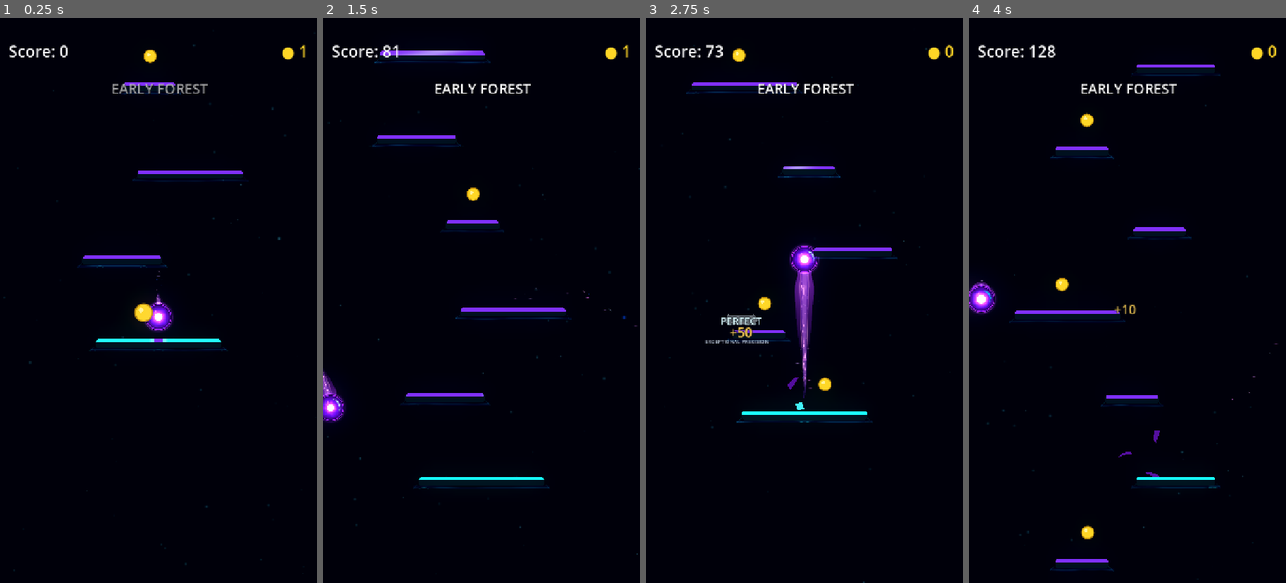
Above: before the commit, frames 1-4 (left to right).
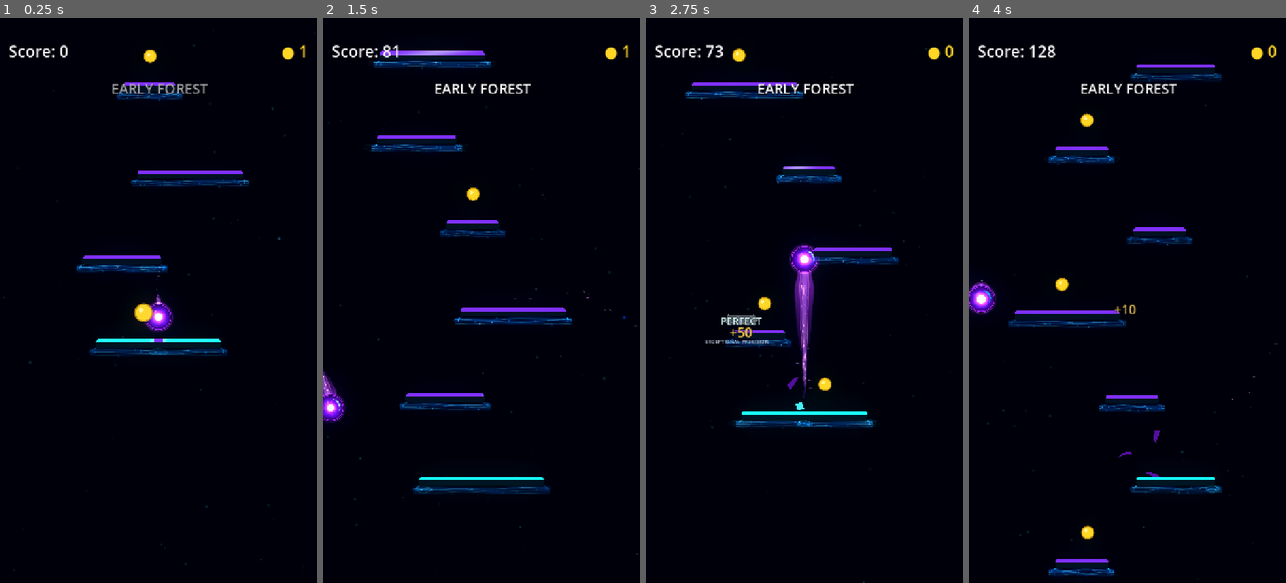
Above: after the commit, the same moments.

Repository: Kryodo/TowerJump
Game: Godot game, scene res://scenes/main.tscn
The game is run twice, just before and just after one commit, with the same random seed, the same clock (stepped at 60 frames per second) and the same inputs.
Inputs (mouse positions are in pixels of both pictures, inside the frame that each line leads up to):
- Up to frame 1 (0.25 s): no input
- Up to frame 2 (1.5 s): move the mouse to (551, 272) at 0.52 s; hold Right (ui_right) 0.53-1.25 s; click (551, 272) at 0.67 s; drag from (418, 328) to (471, 193) at 1.27 s
- Up to frame 3 (2.75 s): click "Nochmal spielen" at 2 s
- Up to frame 4 (4 s): move the mouse to (1159, 176) at 2.77 s; hold Right (ui_right) 2.78-3.5 s; drag from (1111, 413) to (1060, 193) at 3.52 s

The runs differ from the first frame. In frame 1, 1.3% of the frame differs, in the area x 24-79%, y 13-60%; in frame 2, 2.0%, in the area x 15-79%, y 7-85%; in frame 3, 1.6%; in frame 4, 1.8%.

Commit message:
Build layered organic resonance for Normal platforms

Diff:
--- a/scripts/platform_resonance_field.gd
+++ b/scripts/platform_resonance_field.gd
@@ -1,17 +1,20 @@
 extends Node2D
-## First layer in TowerJump's reusable platform-visual library.
+## Reusable platform energy field, first authored for NORMAL platforms.
 ##
-## Normal platforms use a restrained resonance field outside the body:
-## slow breathing, a travelling idle wave, a little motion around the tips,
-## and a stronger expanding wave on landing. The field is drawn behind the
-## platform's own body and edge. Other platform types are intentionally hidden
-## until they receive their own visual behavior.
+## This deliberately combines a soft volume, a translucent membrane, layered
+## traveling currents, sparse spark filaments and motes. No asset texture is
+## required; the geometry is animated in platform-local space and drawn behind
+## the platform body/edge. Gameplay responses modulate the same field rather
+## than spawning unrelated generic particles.
 
 const PLATFORM_TYPE_NORMAL: int = 0
-const IDLE_WAVE_PERIOD: float = 5.6
-const IDLE_WAVE_DURATION: float = 1.55
-const LANDING_WAVE_DURATION: float = 0.46
-const CURVE_SEGMENTS: int = 42
+const IDLE_WAVE_PERIOD: float = 5.0
+const IDLE_WAVE_DURATION: float = 1.65
+const LANDING_WAVE_DURATION: float = 0.58
+const CURVE_SEGMENTS: int = 56
+const MEMBRANE_SEGMENTS: int = 42
+const FILAMENT_POINTS: int = 6
+const MOTE_COUNT: int = 9
 
 var _platform_type: int = PLATFORM_TYPE_NORMAL
 var _platform_width: float = 220.0
@@ -27,7 +30,7 @@
 
 
 func _ready() -> void:
-	_phase_offset = randf_range(0.0, IDLE_WAVE_PERIOD)
+	_phase_offset = randf_range(0.0, TAU)
 	var additive_material := CanvasItemMaterial.new()
 	additive_material.blend_mode = CanvasItemMaterial.BLEND_MODE_ADD
 	material = additive_material
@@ -39,8 +42,8 @@
 	_platform_width = maxf(platform_width, 1.0)
 	_platform_height = maxf(platform_height, 1.0)
 
-	# Only Normal gets this first-pass treatment. This keeps the upcoming
-	# Moving/Spring/Decay identities from inheriting the wrong energy language.
+	# Only Normal receives this first visual identity. Special platforms will
+	# get their own characteristic field behavior, not a color-swapped copy.
 	visible = _platform_type == PLATFORM_TYPE_NORMAL
 	if not visible:
 		_approach_charge = 0.0
@@ -84,13 +87,12 @@
 	var platform := get_parent()
 	if platform == null:
 		return
-	# Respect the parent platform's existing visibility test so pooled,
-	# off-screen platforms do not redraw or advance their field animation.
+	# Skip animation work when a pooled platform is outside the camera.
 	if platform.has_method("_is_platform_on_screen") and not bool(platform.call("_is_platform_on_screen")):
 		return
 
 	_time += delta
-	var response: float = 1.0 - exp(-7.0 * delta)
+	var response: float = 1.0 - exp(-8.0 * delta)
 	_approach_charge = lerpf(_approach_charge, _approach_charge_target, response)
 	if _landing_wave_age >= 0.0:
 		_landing_wave_age += delta
@@ -106,142 +108,333 @@
 
 	var half_width: float = _platform_width * 0.5
 	var half_height: float = _platform_height * 0.5
-	var breathe: float = 0.5 + 0.5 * sin(_time * 1.35 + _phase_offset)
-	var field_base_y: float = half_height + 4.2
-	var phase: float = _time * 0.72 + _phase_offset
-
-	# An asymmetric, slowly moving curve hangs just beneath the platform's
-	# underside. It reads as a field in the surrounding space, not a second edge.
-	var field_curve := PackedVector2Array()
+	var breathe: float = 0.5 + 0.5 * sin(_time * 1.12 + _phase_offset)
+	var slow_phase: float = _time * 0.46 + _phase_offset
+	var fast_phase: float = _time * 1.12 - _phase_offset * 0.7
+
+	# 1. VOLUME. Three overlapping, tapered membranes create a soft energy
+	# pocket. Their different depth/width keeps it from reading as an outline.
+	_draw_membrane_band(
+		half_width + 18.0, half_height, 1.0, 23.0,
+		1.55, slow_phase,
+		Color(0.035, 0.20, 1.15, 0.075 + breathe * 0.018)
+	)
+	_draw_membrane_band(
+		half_width + 11.0, half_height, 2.0, 17.0,
+		1.15, fast_phase,
+		Color(0.025, 0.48, 1.8, 0.085 + breathe * 0.032)
+	)
+	_draw_membrane_band(
+		half_width + 4.0, half_height, 2.8, 10.5,
+		0.72, slow_phase + 1.7,
+		Color(0.06, 0.72, 2.15, 0.075 + breathe * 0.026)
+	)
+
+	# 2. LIVING CURRENTS. A blurred outer halo, luminous current and fine
+	# inner thread share the same organic curve but have separate energy depth.
+	var current_a := _build_current(
+		half_width, half_height, 5.5, 1.85,
+		slow_phase, -_approach_charge
+	)
+	var current_b := _build_current(
+		half_width, half_height, 10.2, 2.35,
+		-fast_phase + 1.9, _approach_charge * 0.65
+	)
+	var current_c := _build_current(
+		half_width, half_height, 15.2, 1.55,
+		fast_phase * 0.72 + 2.4, 0.0
+	)
+	_draw_current_layers(current_a, 0.78 + breathe * 0.28)
+	_draw_current_layers(current_b, 0.52 + breathe * 0.30)
+	_draw_current_layers(current_c, 0.36 + breathe * 0.22)
+
+	# 3. EDGE FILAMENTS. Short branching strands peel away from the end field;
+	# the tapered double strokes feel closer to the comet energy threads than
+	# to decorative rails. They drift on slightly different rhythms.
+	_draw_edge_filaments(-1.0, half_width, half_height, slow_phase, breathe)
+	_draw_edge_filaments(1.0, half_width, half_height, fast_phase + 0.8, breathe)
+
+	# Sparse motes drift inside the field; each has a soft halo and a compact
+	# core, so they read as energized material rather than a particle shower.
+	_draw_resonance_motes(half_width, half_height, slow_phase, breathe)
+
+	# 4. QUIET TRAVELING SURGE. Once in a while a low, organic swell travels
+	# outward from the center. It is a volume/lobe in the field, not a chevron
+	# riding on a single baseline.
+	var idle_wave_clock: float = fposmod(_time + _phase_offset * 0.41, IDLE_WAVE_PERIOD)
+	if idle_wave_clock < IDLE_WAVE_DURATION:
+		var wave_progress: float = smoothstep(0.0, 1.0, idle_wave_clock / IDLE_WAVE_DURATION)
+		var wave_x: float = (half_width + 13.0) * wave_progress
+		var wave_fade: float = (1.0 - wave_progress * 0.68) * (0.28 + breathe * 0.20)
+		_draw_energy_lobe(wave_x, half_height + 8.5, wave_fade, false)
+		_draw_energy_lobe(-wave_x, half_height + 8.5, wave_fade * 0.94, false)
+
+	# 5. APPROACH. The energy compresses around the predicted contact point.
+	# It borrows the field's material instead of drawing a separate UI marker.
+	if _approach_charge > 0.018:
+		var focus_x: float = lerpf(-half_width, half_width, _approach_target_x)
+		_draw_approach_resonance(focus_x, half_height, breathe)
+
+	# 6. LANDING. A short, layered pulse expands from the actual contact point,
+	# briefly brightens the under-field and fades without replacing the base life.
+	if _landing_wave_age >= 0.0:
+		var landing_t: float = clampf(_landing_wave_age / LANDING_WAVE_DURATION, 0.0, 1.0)
+		var eased: float = 1.0 - pow(1.0 - landing_t, 2.0)
+		var extent: float = half_width + 17.0
+		var left_x: float = lerpf(_landing_local_x, -extent, eased)
+		var right_x: float = lerpf(_landing_local_x, extent, eased)
+		var landing_fade: float = _landing_wave_strength * (1.0 - landing_t)
+		_draw_energy_lobe(left_x, half_height + 8.0, landing_fade * 0.72, true)
+		_draw_energy_lobe(right_x, half_height + 8.0, landing_fade * 0.72, true)
+		_draw_contact_filaments(half_height, landing_t, landing_fade)
+
+
+func _draw_membrane_band(
+	half_width: float,
+	half_height: float,
+	top_offset: float,
+	depth: float,
+	amplitude: float,
+	phase: float,
+	tint: Color
+) -> void:
+	var points := PackedVector2Array()
+	for i in range(MEMBRANE_SEGMENTS + 1):
+		var t: float = float(i) / float(MEMBRANE_SEGMENTS)
+		var x: float = lerpf(-half_width, half_width, t)
+		var taper: float = pow(maxf(sin(t * PI), 0.0), 0.45)
+		var wave: float = (
+			sin(t * TAU * 1.25 + phase) * amplitude
+			+ sin(t * TAU * 2.3 - phase * 0.66) * amplitude * 0.31
+		) * taper
+		var upper_y: float = half_height + top_offset + wave + (1.0 - taper) * 2.2
+		points.append(Vector2(x, upper_y))
+
+	for i in range(MEMBRANE_SEGMENTS, -1, -1):
+		var t: float = float(i) / float(MEMBRANE_SEGMENTS)
+		var x: float = lerpf(-half_width, half_width, t)
+		var taper: float = pow(maxf(sin(t * PI), 0.0), 0.45)
+		var wave: float = (
+			sin(t * TAU * 1.25 + phase) * amplitude
+			+ sin(t * TAU * 2.3 - phase * 0.66) * amplitude * 0.31
+		) * taper
+		var lower_y: float = half_height + top_offset + wave + depth * taper
+		points.append(Vector2(x, lower_y))
+	draw_colored_polygon(points, tint)
+
+
+func _build_current(
+	half_width: float,
+	half_height: float,
+	base_offset: float,
+	amplitude: float,
+	phase: float,
+	focus_strength: float
+) -> PackedVector2Array:
+	var points := PackedVector2Array()
 	for i in range(CURVE_SEGMENTS + 1):
 		var t: float = float(i) / float(CURVE_SEGMENTS)
-		var x: float = lerpf(-half_width - 11.0, half_width + 11.0, t)
-		var sway: float = sin(t * TAU * 1.15 + phase) * 0.72
-		var secondary_sway: float = sin(t * TAU * 2.45 - _time * 0.52 + _phase_offset) * 0.34
-		var gather: float = 0.0
+		var x: float = lerpf(-half_width - 13.0, half_width + 13.0, t)
+		var taper: float = pow(maxf(sin(t * PI), 0.0), 0.48)
+		var waviness: float = (
+			sin(t * TAU * 1.2 + phase) * amplitude
+			+ sin(t * TAU * 2.6 - phase * 0.58) * amplitude * 0.32
+		) * taper
+		var focus: float = 0.0
 		if _approach_charge > 0.001:
 			var target_x: float = lerpf(-half_width, half_width, _approach_target_x)
-			var focus_radius: float = lerpf(half_width * 0.30, half_width * 0.14, _approach_charge)
-			gather = exp(-pow((x - target_x) / maxf(focus_radius, 1.0), 2.0)) * _approach_charge
-		field_curve.append(Vector2(
-			x,
-			field_base_y + sway + secondary_sway - gather * 1.5
-		))
-
-	# A very soft, broad halo sits below the main filament; the brighter inner
-	# trace breathes gently and keeps the platform from feeling inert.
+			var radius: float = maxf(half_width * lerpf(0.26, 0.12, _approach_charge), 1.0)
+			focus = exp(-pow((x - target_x) / radius, 2.0)) * _approach_charge * focus_strength * 3.2
+		var y: float = half_height + base_offset + waviness - focus
+		points.append(Vector2(x, y))
+	return points
+
+
+func _draw_current_layers(points: PackedVector2Array, energy: float) -> void:
+	# Three passes give the filament a soft bloom, a colored membrane edge and
+	# a thin highlight core. This is the same layered-stroke idea used by the
+	# comet's live energy filaments.
 	draw_polyline(
-		field_curve,
-		Color(0.22, 0.16, 1.45, 0.055 + breathe * 0.025),
-		5.5,
+		points,
+		Color(0.02, 0.28, 1.25, 0.11 * energy),
+		8.5,
 		true
 	)
 	draw_polyline(
-		field_curve,
-		Color(0.08, 0.75, 2.0, 0.11 + breathe * 0.065),
-		1.35,
+		points,
+		Color(0.035, 0.68, 2.0, 0.16 * energy),
+		3.3,
 		true
 	)
-
-	_draw_tip_filament(-1.0, half_width, half_height, phase, breathe)
-	_draw_tip_filament(1.0, half_width, half_height, phase + 0.83, breathe)
-
-	# Occasionally, a pair of resonance fronts travels from the center toward
-	# both ends. Their timing is offset per platform, so adjacent platforms
-	# don't pulse in lockstep.
-	var idle_wave_clock: float = fposmod(_time + _phase_offset * 0.37, IDLE_WAVE_PERIOD)
-	if idle_wave_clock < IDLE_WAVE_DURATION:
-		var wave_progress: float = smoothstep(0.0, IDLE_WAVE_DURATION, idle_wave_clock)
-		var wave_x: float = (half_width + 10.0) * wave_progress
-		var wave_fade: float = (1.0 - wave_progress * 0.48) * (0.12 + 0.10 * breathe)
-		_draw_wave_crest(wave_x, half_height, wave_fade, false)
-		_draw_wave_crest(-wave_x, half_height, wave_fade, false)
-
-	# As the player approaches, the resonance tightens toward the predicted
-	# landing point, making the outside field participate in the same feedback.
-	if _approach_charge > 0.025:
-		var approach_x: float = lerpf(-half_width, half_width, _approach_target_x)
-		var approach_strength: float = _approach_charge * (0.20 + breathe * 0.12)
-		_draw_approach_crescent(approach_x, half_height, approach_strength)
-
-	# A contact wave expands away from the real landing location, then dissolves.
-	if _landing_wave_age >= 0.0:
-		var landing_progress: float = smoothstep(0.0, LANDING_WAVE_DURATION, _landing_wave_age)
-		var landing_fade: float = _landing_wave_strength * (1.0 - landing_progress) * 0.50
-		var travel_extent: float = half_width + 13.0
-		var left_front: float = lerpf(_landing_local_x, -travel_extent, landing_progress)
-		var right_front: float = lerpf(_landing_local_x, travel_extent, landing_progress)
-		_draw_wave_crest(left_front, half_height, landing_fade, true)
-		_draw_wave_crest(right_front, half_height, landing_fade, true)
-
-		if _landing_wave_age < 0.11:
-			var impact_strength: float = _landing_wave_strength * (1.0 - _landing_wave_age / 0.11)
-			var impact_color := Color(0.32, 1.55, 3.25, clampf(impact_strength * 0.28, 0.0, 0.42))
-			var impact_y: float = half_height + 5.0
-			draw_line(
-				Vector2(_landing_local_x - 6.0, impact_y + 2.0),
-				Vector2(_landing_local_x - 2.0, impact_y - 1.0),
-				impact_color, 1.5, true
-			)
-			draw_line(
-				Vector2(_landing_local_x + 2.0, impact_y - 1.0),
-				Vector2(_landing_local_x + 6.0, impact_y + 2.0),
-				impact_color, 1.5, true
-			)
-
-
-func _draw_tip_filament(
+	draw_polyline(
+		points,
+		Color(0.55, 1.15, 2.25, 0.24 * energy),
+		0.82,
+		true
+	)
+
+
+func _draw_edge_filaments(
 	side: float,
 	half_width: float,
 	half_height: float,
 	phase: float,
 	breathe: float
 ) -> void:
-	var bob: float = sin(phase * 0.92 + side * 0.4) * 1.25
-	var drift: float = sin(phase * 0.63 + side) * 1.6
-	var points := PackedVector2Array([
-		Vector2(side * (half_width + 1.5), half_height - 3.0),
-		Vector2(side * (half_width + 4.5), half_height + bob * 0.35),
-		Vector2(side * (half_width + 8.0 + drift), half_height + 3.0 + bob),
-		Vector2(side * (half_width + 11.5), half_height + 7.0 - bob * 0.25)
-	])
-	var alpha: float = 0.075 + breathe * 0.075
-	draw_polyline(points, Color(0.10, 0.78, 2.15, alpha), 1.15, true)
-
-
-func _draw_wave_crest(
+	for strand in range(3):
+		var strand_phase: float = phase + float(strand) * 1.71
+		var spread: float = 5.5 + float(strand) * 3.8
+		var bob: float = sin(strand_phase * 0.93) * (1.4 + float(strand) * 0.25)
+		var drift: float = sin(strand_phase * 0.61 + float(strand) * 1.3) * 2.3
+		var points := PackedVector2Array([
+			Vector2(side * (half_width - 3.0), half_height + 1.8),
+			Vector2(side * (half_width + 1.0), half_height + 2.0 + bob * 0.25),
+			Vector2(side * (half_width + spread * 0.55), half_height + 4.0 + bob),
+			Vector2(side * (half_width + spread + drift), half_height + 7.2 + bob * 0.50),
+			Vector2(side * (half_width + spread + drift * 0.7), half_height + 10.2 - bob * 0.7),
+			Vector2(side * (half_width + spread * 0.7), half_height + 12.0 + bob * 0.32)
+		])
+		_draw_tapered_filament(points, (0.46 + breathe * 0.40) * (1.0 - float(strand) * 0.17), strand == 0)
+
+
+func _draw_tapered_filament(points: PackedVector2Array, energy: float, has_core: bool = true) -> void:
+	if points.size() < 2 or energy <= 0.01:
+		return
+	for index in range(1, points.size()):
+		var t: float = float(index) / float(points.size() - 1)
+		var tip_fade: float = sin(t * PI) * 0.60 + 0.25
+		var shimmer: float = 0.74 + 0.26 * absf(sin(_time * 17.0 + float(index) * 3.7 + _phase_offset))
+		var strength: float = energy * tip_fade * shimmer
+		draw_line(
+			points[index - 1], points[index],
+			Color(0.025, 0.35, 1.45, 0.13 * strength),
+			3.6 if has_core else 2.4, true
+		)
+		draw_line(
+			points[index - 1], points[index],
+			Color(0.08, 0.92, 2.35, 0.34 * strength),
+			1.25 if has_core else 0.82, true
+		)
+		if has_core and index % 2 == 0:
+			draw_line(
+				points[index - 1], points[index],
+				Color(0.62, 1.35, 2.6, 0.48 * strength),
+				0.60, true
+			)
+
+
+func _draw_resonance_motes(
+	half_width: float,
+	half_height: float,
+	phase: float,
+	breathe: float
+) -> void:
+	for index in range(MOTE_COUNT):
+		var seed: float = _phase_offset * 13.7 + float(index) * 9.173
+		var speed: float = 0.045 + fposmod(float(index) * 0.037, 0.055)
+		var travel: float = fposmod(_time * speed + seed, 1.0)
+		var x: float = lerpf(-half_width - 10.0, half_width + 10.0, travel)
+		var y_wave: float = sin(_time * (0.72 + float(index) * 0.028) + seed) * 2.4
+		var layer: float = fposmod(float(index) * 0.37 + 0.12, 1.0)
+		var y: float = half_height + 4.8 + layer * 12.0 + y_wave
+		var pulse: float = 0.54 + 0.46 * absf(sin(_time * (2.8 + float(index) * 0.1) + seed))
+		var radius: float = 0.8 + pulse * (0.45 if index % 3 == 0 else 0.12)
+		var alpha: float = (0.22 + breathe * 0.15) * pulse
+		draw_circle(Vector2(x, y), radius * 3.6, Color(0.02, 0.34, 1.25, alpha * 0.30))
+		draw_circle(Vector2(x, y), radius * 1.65, Color(0.08, 0.78, 2.1, alpha * 0.62))
+		draw_circle(Vector2(x, y), radius * 0.68, Color(0.72, 1.35, 2.5, alpha))
+
+
+func _draw_energy_lobe(
 	center_x: float,
-	half_height: float,
+	center_y: float,
 	strength: float,
 	landing_wave: bool
 ) -> void:
-	var y: float = half_height + 4.2
-	var points := PackedVector2Array([
-		Vector2(center_x - 7.0, y + 2.0),
-		Vector2(center_x - 3.5, y + 0.4),
-		Vector2(center_x, y - 0.8),
-		Vector2(center_x + 3.5, y + 0.4),
-		Vector2(center_x + 7.0, y + 2.0)
+	if strength <= 0.008:
+		return
+	var rx: float = 13.0 if not landing_wave else 16.0
+	var ry: float = 5.2 if not landing_wave else 6.6
+	var points := PackedVector2Array()
+	for i in range(17):
+		var angle: float = TAU * float(i) / 16.0
+		var warp: float = 1.0 + 0.14 * sin(angle * 3.0 + _time * 2.1 + _phase_offset)
+		points.append(Vector2(
+			center_x + cos(angle) * rx * warp,
+			center_y + sin(angle) * ry * warp
+		))
+	var tint := Color(0.08, 0.72, 2.2, clampf(strength * 0.13, 0.0, 0.42))
+	if landing_wave:
+		tint = Color(0.20, 1.30, 3.2, clampf(strength * 0.20, 0.0, 0.48))
+	draw_colored_polygon(points, tint)
+	var ring := PackedVector2Array()
+	for i in range(25):
+		var angle: float = TAU * float(i) / 24.0
+		var warp: float = 1.0 + 0.12 * sin(angle * 3.0 + _time * 2.1 + _phase_offset)
+		ring.append(Vector2(
+			center_x + cos(angle) * rx * 1.28 * warp,
+			center_y + sin(angle) * ry * 1.28 * warp
+		))
+	draw_polyline(
+		ring,
+		Color(0.08, 0.72, 2.2, clampf(strength * 0.15, 0.0, 0.40)),
+		3.6,
+		true
+	)
+	draw_polyline(
+		ring,
+		Color(0.34, 1.35, 2.8, clampf(strength * 0.34, 0.0, 0.60)),
+		1.0,
+		true
+	)
+
+
+func _draw_approach_resonance(
+	center_x: float,
+	half_height: float,
+	breathe: float
+) -> void:
+	var charge: float = _approach_charge
+	var compressed: float = lerpf(1.0, 0.62, charge)
+	var rx: float = 24.0 * compressed
+	var cy: float = half_height + 8.5
+	var alpha: float = charge * (0.30 + breathe * 0.16)
+	var points := PackedVector2Array()
+	for i in range(19):
+		var angle: float = TAU * float(i) / 18.0
+		var distortion: float = 1.0 + 0.13 * sin(angle * 3.0 + _time * 1.6)
+		points.append(Vector2(
+			center_x + cos(angle) * rx * distortion,
+			cy + sin(angle) * 6.4 * distortion
+		))
+	draw_colored_polygon(points, Color(0.04, 0.70, 2.0, alpha * 0.14))
+	draw_polyline(points, Color(0.07, 0.75, 2.15, alpha * 0.30), 4.8, true)
+	draw_polyline(points, Color(0.36, 1.22, 2.5, alpha * 0.62), 1.05, true)
+
+	var focus_filament := PackedVector2Array([
+		Vector2(center_x - rx * 1.15, cy + 4.0),
+		Vector2(center_x - rx * 0.62, cy + 1.2),
+		Vector2(center_x, cy - 0.8),
+		Vector2(center_x + rx * 0.48, cy + 1.5),
+		Vector2(center_x + rx * 1.10, cy + 4.2)
 	])
-	var alpha: float = clampf(strength * (1.0 if landing_wave else 0.72), 0.0, 0.45)
-	var tint := Color(0.16, 1.0, 2.65, alpha)
-	if landing_wave:
-		tint = Color(0.34, 1.65, 3.4, alpha)
-	draw_polyline(points, tint, 1.8 if landing_wave else 1.25, true)
-
-
-func _draw_approach_crescent(center_x: float, half_height: float, strength: float) -> void:
-	var y: float = half_height + 4.0
-	var points := PackedVector2Array([
-		Vector2(center_x - 11.0, y + 2.0),
-		Vector2(center_x - 6.0, y + 0.8),
-		Vector2(center_x, y - 0.2),
-		Vector2(center_x + 6.0, y + 0.8),
-		Vector2(center_x + 11.0, y + 2.0)
-	])
-	draw_polyline(
-		points,
-		Color(0.10, 1.05, 2.5, clampf(strength, 0.0, 0.36)),
-		1.4,
-		true
-	)
+	_draw_tapered_filament(focus_filament, charge * 0.85)
+
+
+func _draw_contact_filaments(
+	half_height: float,
+	landing_t: float,
+	strength: float
+) -> void:
+	if strength <= 0.01 or landing_t >= 0.86:
+		return
+	var impact_fade: float = 1.0 - landing_t / 0.86
+	for side in [-1.0, 1.0]:
+		var points := PackedVector2Array([
+			Vector2(_landing_local_x, half_height + 4.8),
+			Vector2(_landing_local_x + side * 3.0, half_height + 1.6),
+			Vector2(_landing_local_x + side * 8.0, half_height + 4.0),
+			Vector2(_landing_local_x + side * 12.0, half_height + 8.0),
+			Vector2(_landing_local_x + side * 18.0, half_height + 10.5)
+		])
+		_draw_tapered_filament(points, strength * impact_fade * 0.70, true)
